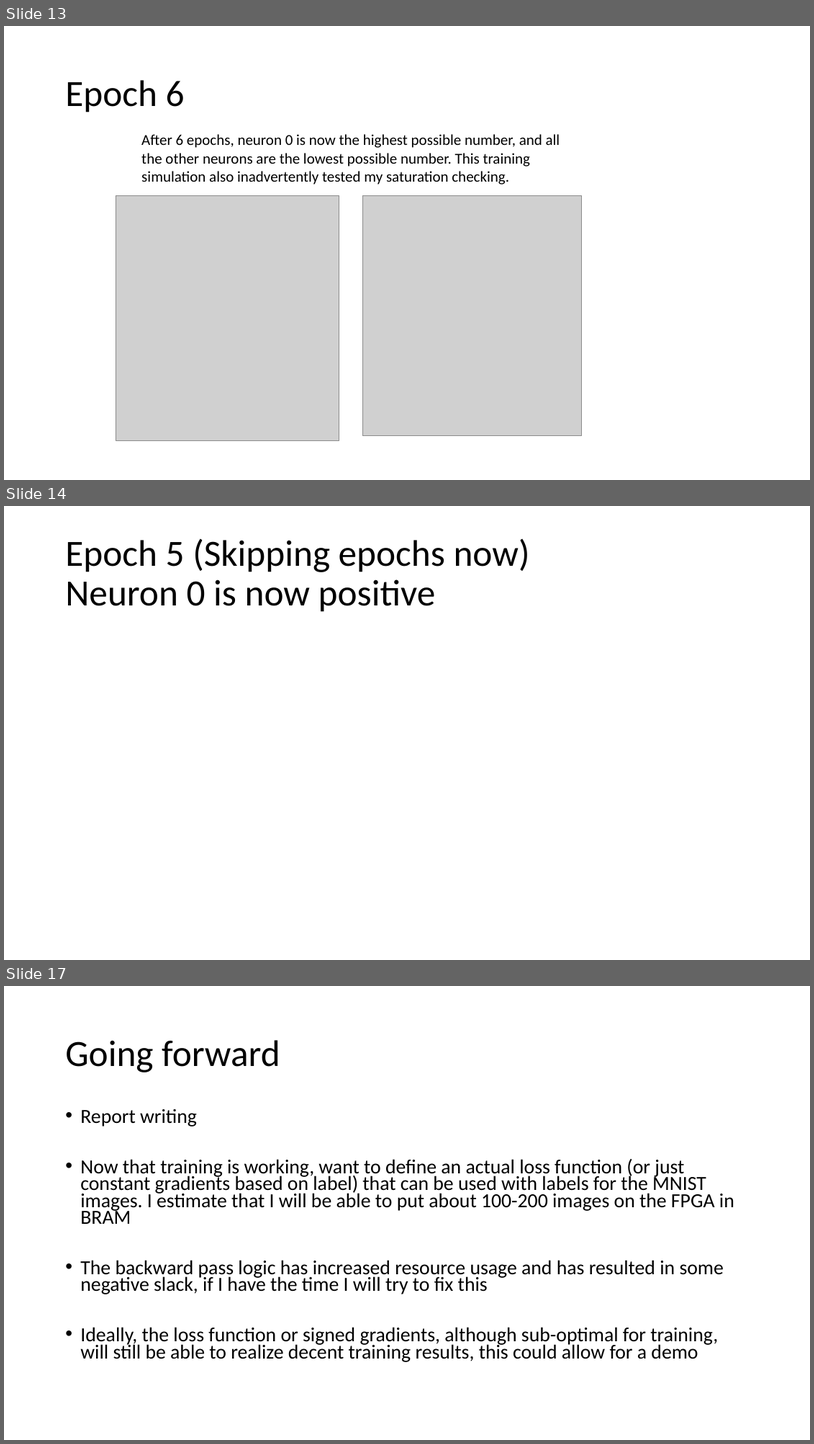
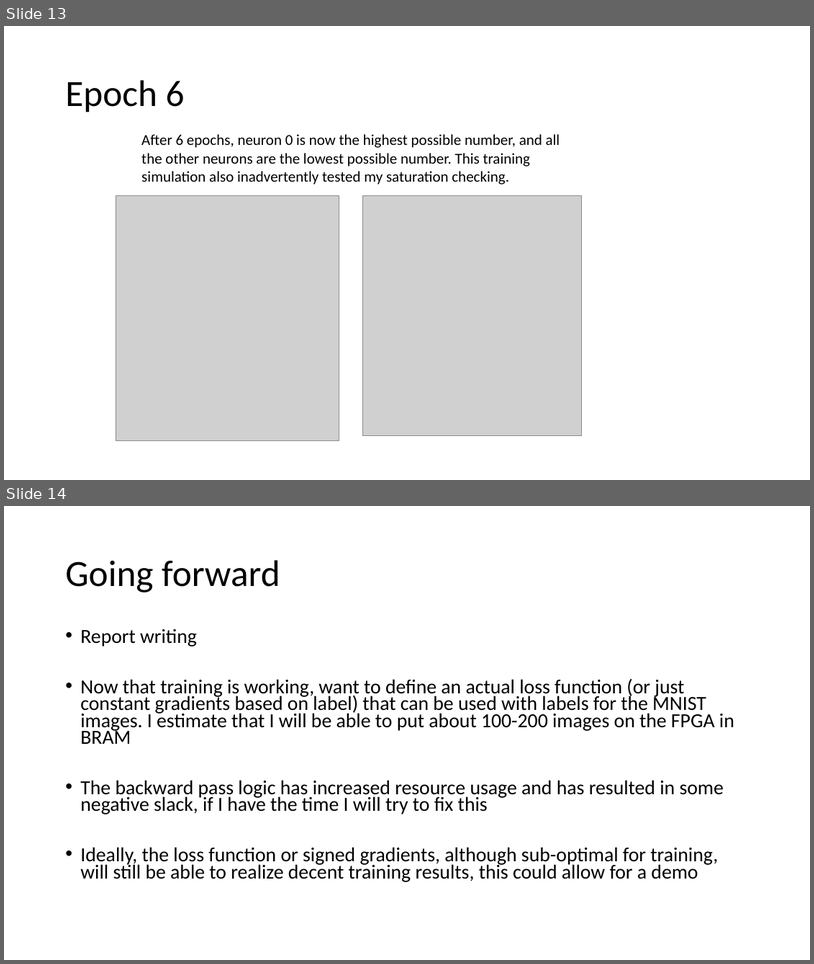
Before and after one commit to erikgroving/NeuralNetworkHardwareAccelerator, a slide deck: WeeklyPresentations/update11_06_03.pptx. Shown one above the other, each under a label of ours: slides 13, 14 and 17 before the commit, slides 13 and 14 after it; the slides between them are not shown. The pictures are 814x1444 and 814x964 pixels, drawn with LibreOffice and Linux fonts; fonts in the diff are those of the drawing; grey boxes stand for pictures. Boxes give left, top, right and bottom in pixels: in the first picture for what was removed or moved away, otherwise in the second. Text is boxed around its words. In the diff, an @@ line names an element or a change of style, - is before the commit and + after.

Commit message:
fixed presentation

```diff
--- a/WeeklyPresentations/update11_06_03.pptx
+++ b/WeeklyPresentations/update11_06_03.pptx
@@ slide 14 removed at (4,506,810,960), background #FFFFFF @@
@@ title removed at (65,538,530,612) @@
-Epoch 5 (Skipping epochs now)
-Neuron 0 is now positive
@@ what was slide 17 is now slide 14 @@
```
Also in this commit, not shown: 2 other slides removed.
